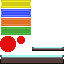
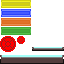
Two versions of the same layered image (w=64, h=64). Layer-by-layer changes:
renamed "Background" to "breakouttextures.png", painted on it over [1, 37, 15, 51]
